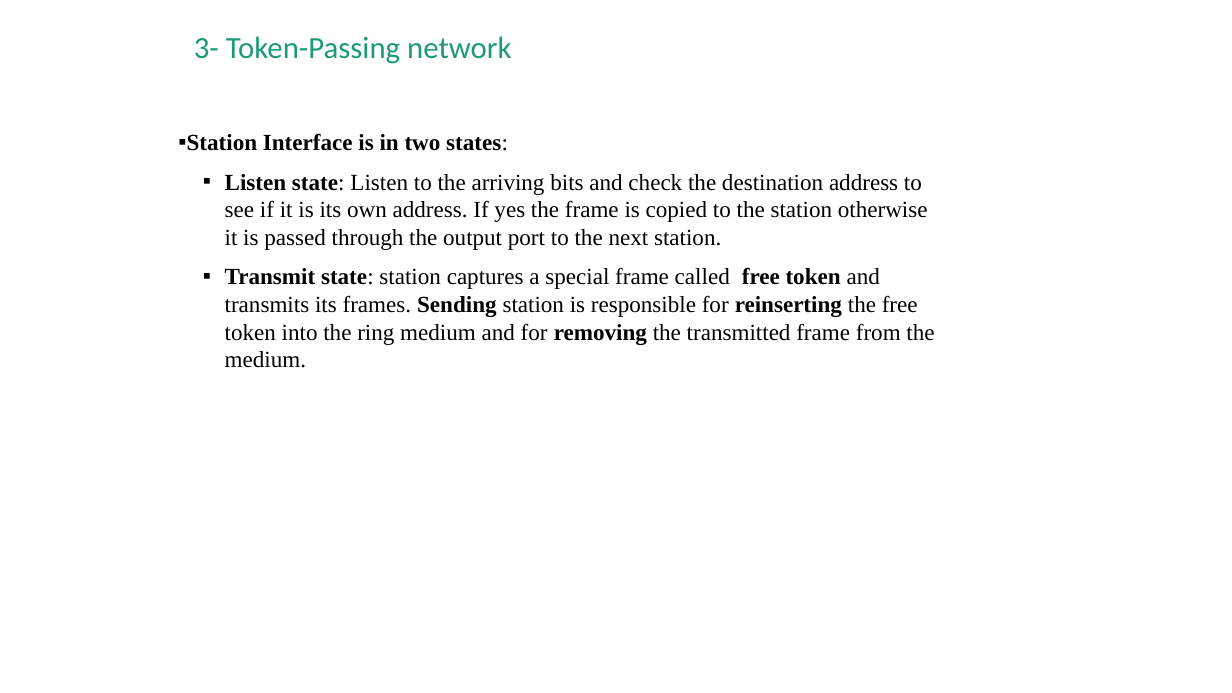
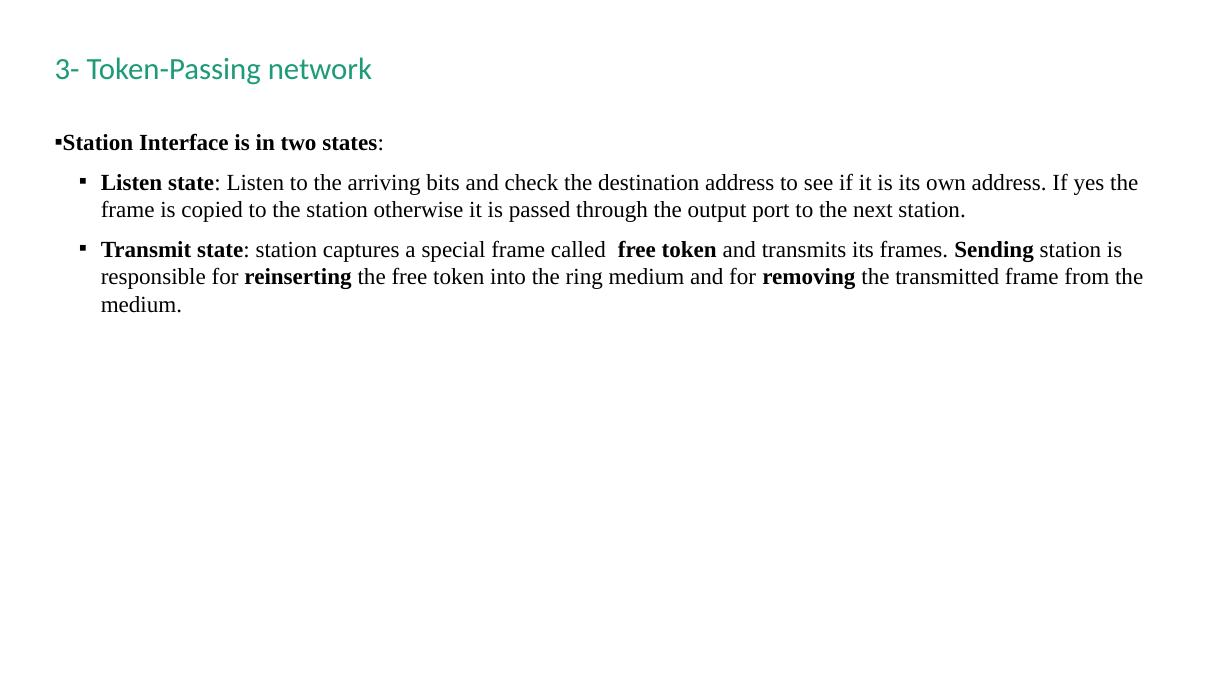
Before and after one commit to amelcharolinesgn2/DataNetCommunication, a slide deck: slide 37 of 6_8Network Communication_Multiple Access Control (MAC) Protocols.pptx. Drawn at 1232x693 pixels with LibreOffice and Linux fonts; fonts in the diff are those of the drawing. Boxes give left, top, right and bottom in pixels: in the first picture for what was removed or moved away, otherwise in the second. Text is boxed around its words. In the diff, an @@ line names an element or a change of style, - is before the commit and + after.

```diff
--- a/6_8Network Communication_Multiple Access Control (MAC) Protocols.pptx
+++ b/6_8Network Communication_Multiple Access Control (MAC) Protocols.pptx
@@ text "3- Token-Passing network": place and size @@
-text "3- Token-Passing network" at (194,36,511,64)
+text "3- Token-Passing network" at (55,57,372,85)
@@ text "Station Interface is in two ..." rewrapped from (187,133,934,368) to (63,133,1143,313) @@
```
Also in this commit, not shown: 31 other slides changed, 3 other files.
